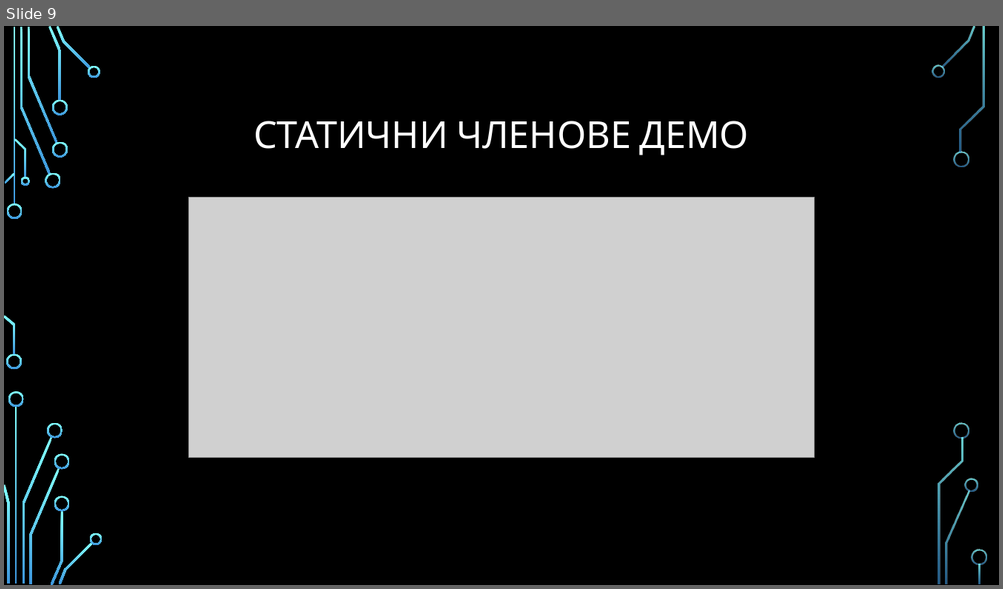
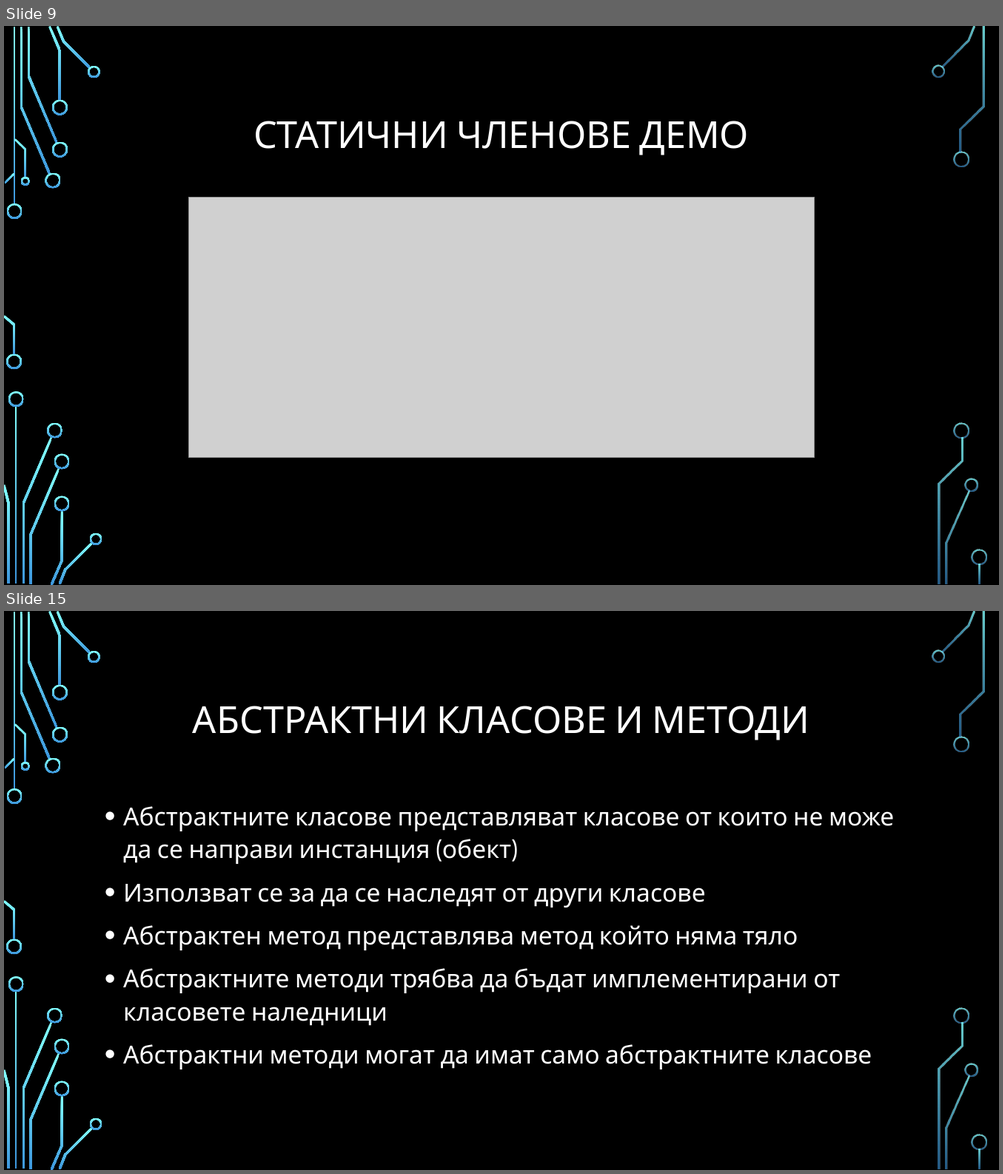
Before and after one commit to Bilyukov/java-course, a slide deck: 05.classes-and-object.pptx. Shown one above the other, each under a label of ours: slide 9 before the commit, slides 9 and 15 after it; the slides between them are not shown. The pictures are 1003x589 and 1003x1174 pixels, drawn with LibreOffice and Linux fonts; fonts in the diff are those of the drawing; grey boxes stand for pictures; background and template pictures are left out. Boxes give left, top, right and bottom in pixels: in the first picture for what was removed or moved away, otherwise in the second. Text is boxed around its words. In the diff, an @@ line names an element or a change of style, - is before the commit and + after.

```diff
--- a/05.classes-and-object.pptx
+++ b/05.classes-and-object.pptx
@@ slide 15 added at (x1=4, y1=611, x2=999, y2=1170), background picture (left out); not listed: 36 template elements that a slide beside it also shows @@
@@ title added at (x1=193, y1=706, x2=810, y2=741), 36 pt, text #FFFFFF @@
+АБСТРАКТНИ КЛАСОВЕ И МЕТОДИ
@@ text added at (x1=123, y1=806, x2=893, y2=1070), 24 pt, text #FFFFFF @@
+• Абстрактните класове представляват класове от които не може да се направи инстанция (обект)
+• Използват се за да се наследят от други класове
+• Абстрактен метод представлява метод който няма тяло
+• Абстрактните методи трябва да бъдат имплементирани от класовете наледници
+• Абстрактни методи могат да имат само абстрактните класове
```
Also in this commit, not shown: 10 other slides added, 30 other files.
